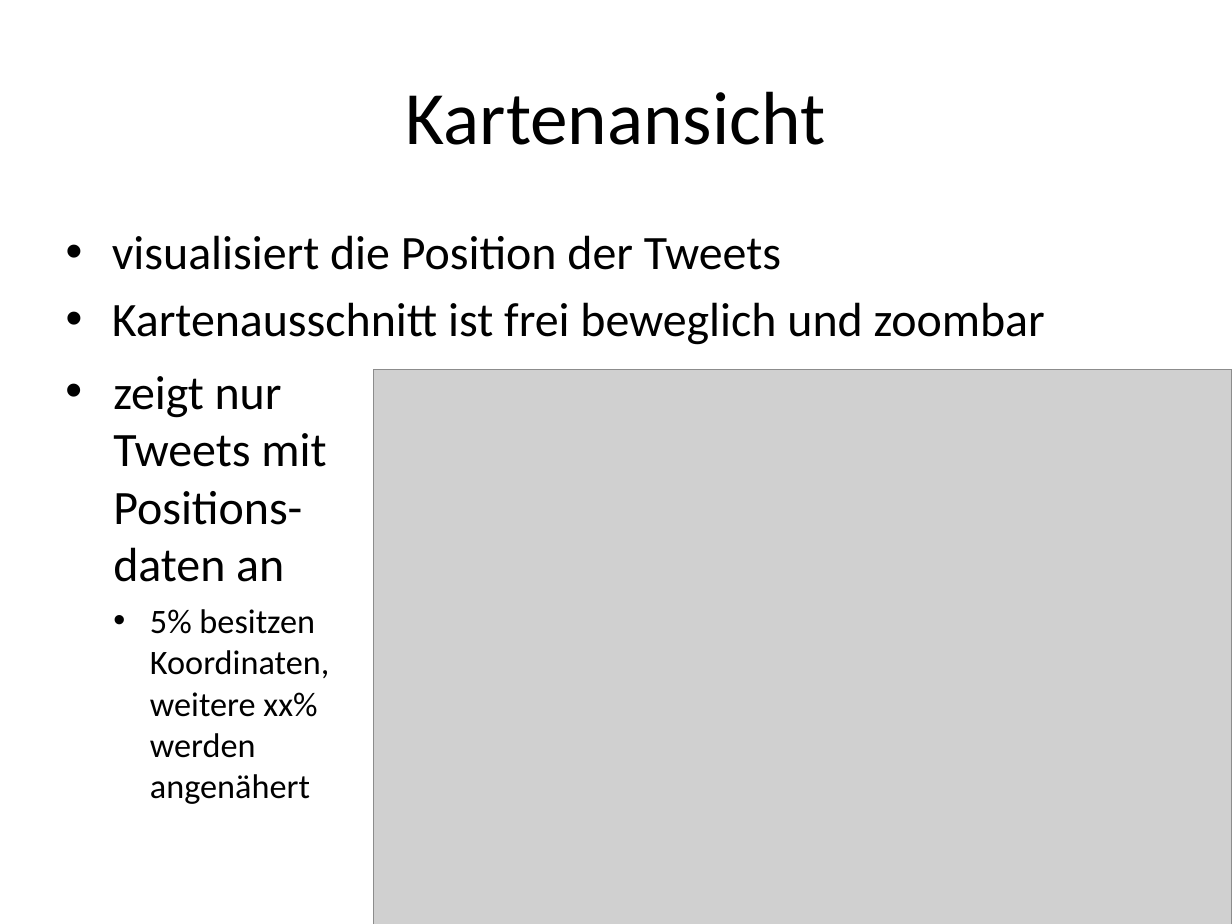
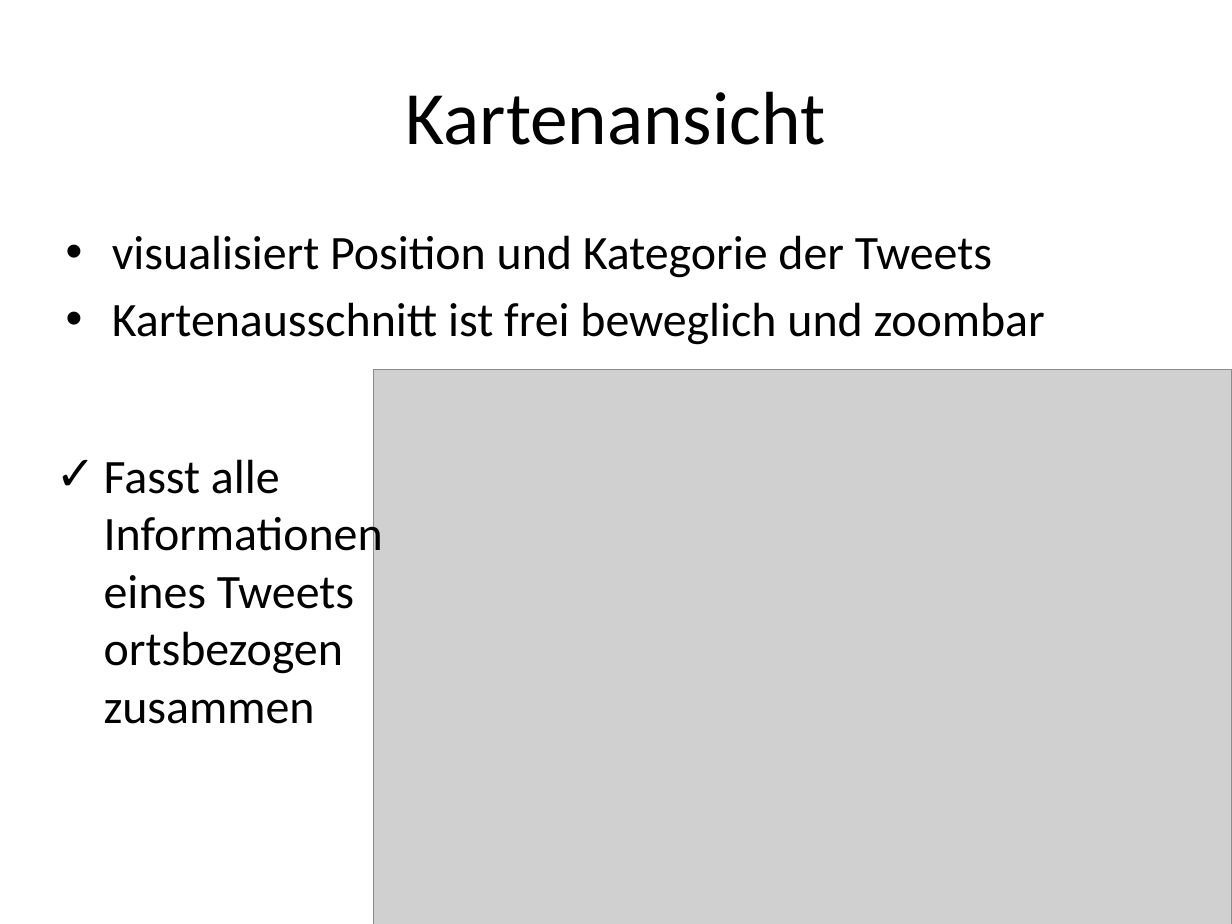
Before and after one commit to d-f/bugfree-octo-ironman, a slide deck: slide 2 of presentations/Presi-Teil_Jan.pptx (slide 5 before the commit). Drawn at 1232x924 pixels with LibreOffice and Linux fonts; fonts in the diff are those of the drawing; grey boxes stand for pictures. Boxes give left, top, right and bottom in pixels: in the first picture for what was removed or moved away, otherwise in the second. Text is boxed around its words. In the diff, an @@ line names an element or a change of style, - is before the commit and + after.

```diff
--- a/presentations/Presi-Teil_Jan.pptx
+++ b/presentations/Presi-Teil_Jan.pptx
@@ text at [112, 235, 992, 278]: text changed @@
-• visualisiert die Position der Tweets
+• visualisiert Position und Kategorie der Tweets
@@ text removed at [113, 376, 329, 804] @@
-• zeigt nur Tweets mit Positions-daten an
-  • 5% besitzen Koordinaten, weitere xx% werden angenähert
@@ text added at [104, 459, 383, 724], 28 pt, text #000000 @@
+✓ Fasst alle Informationen eines Tweets ortsbezogen zusammen
```
Also in this commit, not shown: 1 other slide changed, 4 slides removed.
